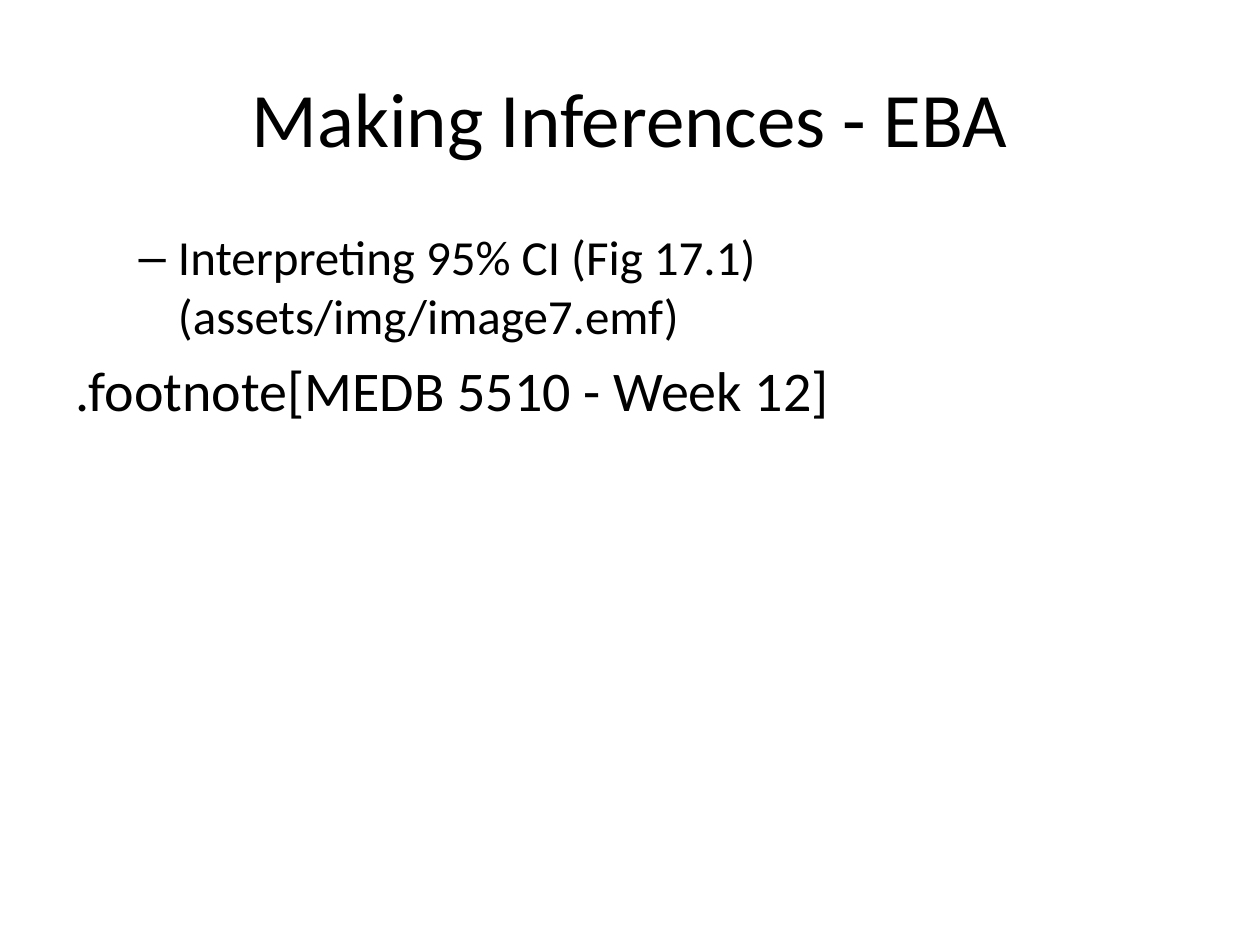
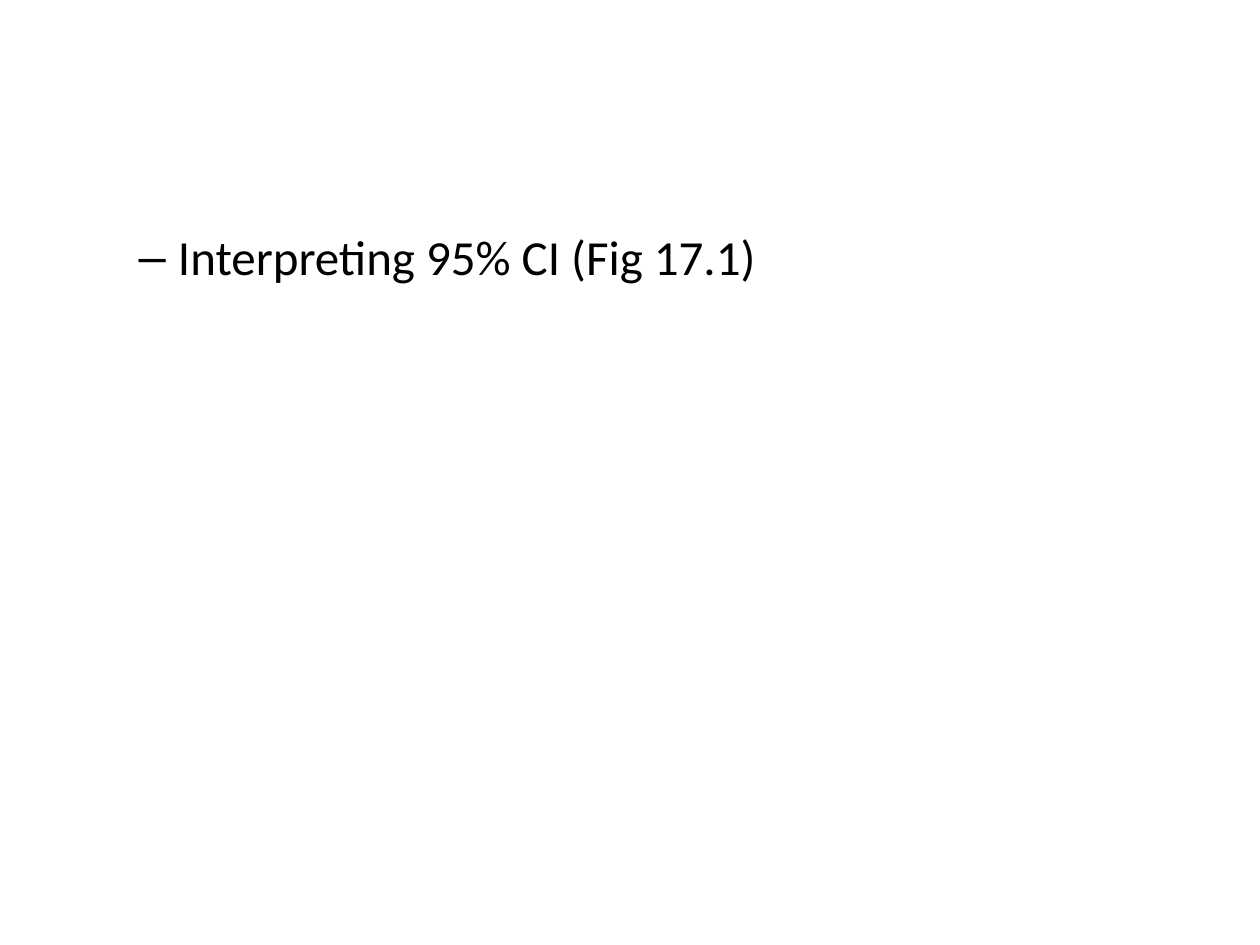
Before and after one commit to classes-medb/5510, a slide deck: slide 34 of src/video-12-data-analysis.pptx (slide 32 before the commit). Drawn at 1260x945 pixels with LibreOffice and Linux fonts; fonts in the diff are those of the drawing. Boxes give left, top, right and bottom in pixels: in the first picture for what was removed or moved away, otherwise in the second. Text is boxed around its words. In the diff, an @@ line names an element or a change of style, - is before the commit and + after.

Commit message:
Added images to videos 8-13

```diff
--- a/src/video-12-data-analysis.pptx
+++ b/src/video-12-data-analysis.pptx
@@ title removed at [252,93,1007,161] @@
-Making Inferences - EBA
@@ text at [178,239,756,284]: text changed @@
-  – Interpreting 95% CI (Fig 17.1) (assets/img/image7.emf)
-.footnote[MEDB 5510 - Week 12]
+  – Interpreting 95% CI (Fig 17.1)
```
Also in this commit, not shown: 30 other slides changed, 12 slides added, 9 slides removed, 11 other files.
